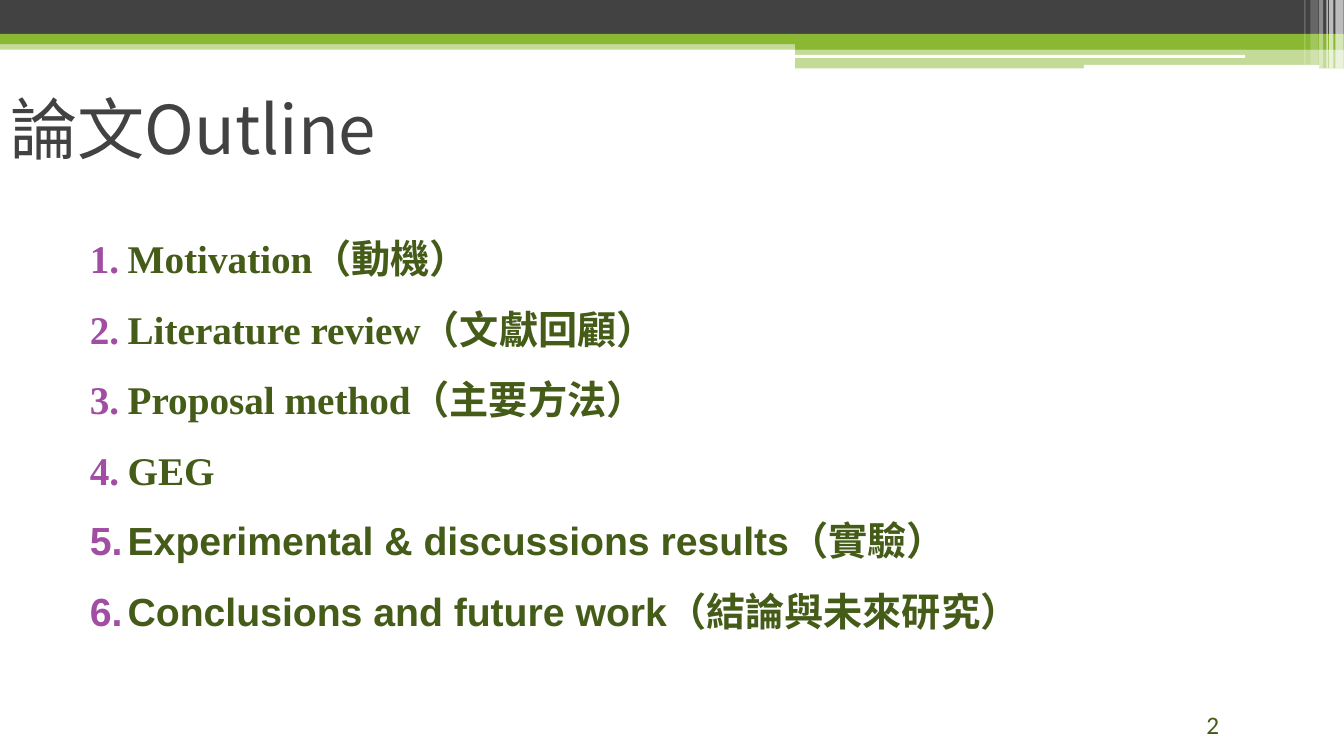
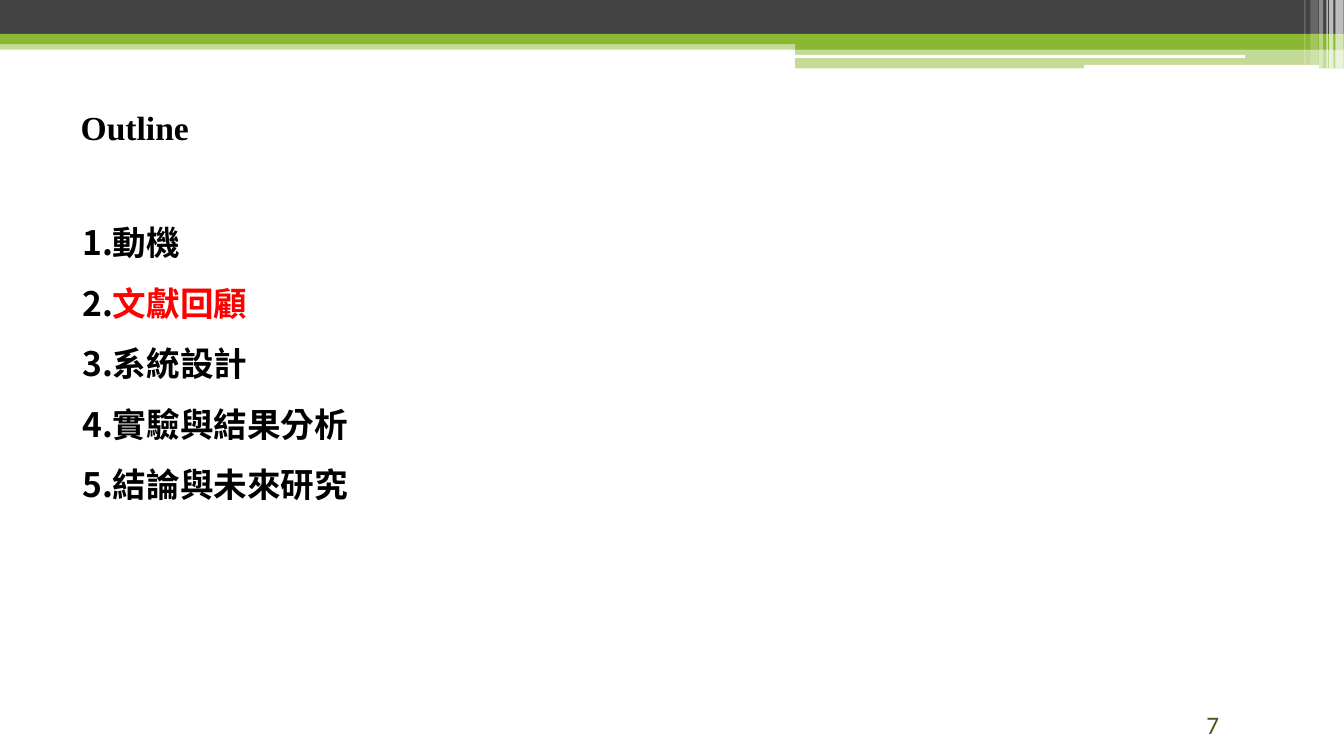
Before and after one commit to raknza/Master-Thesis, a slide deck: slide 7 of 論文口試.pptx (slide 2 before the commit). Drawn at 1344x756 pixels with LibreOffice and Linux fonts; fonts in the diff are those of the drawing; background and template pictures are left out. Boxes give left, top, right and bottom in pixels: in the first picture for what was removed or moved away, otherwise in the second. Text is boxed around its words. In the diff, an @@ line names an element or a change of style, - is before the commit and + after.

```diff
--- a/論文口試.pptx
+++ b/論文口試.pptx
@@ title at (x1=81, y1=116, x2=189, y2=141): text changed; size 48 to 24 pt; font Noto Sans CJK SC to Times New Roman; text colour #424242 to #000000; bold on @@
-論文Outline
+Outline
@@ text at (x1=82, y1=226, x2=348, y2=500): text changed; size 28 to 24 pt; font Arial to Calibri; text colour #455C19 to #000000 @@
-1. Motivation（動機）
-2. Literature review（文獻回顧）
-3. Proposal method（主要方法）
-4. GEG
-5. Experimental & discussions results（實驗）
-6. Conclusions and future work（結論與未來研究）
+1. 動機
+2. 文獻回顧
+3. 系統設計
+4. 實驗與結果分析
+5. 結論與未來研究
@@ page number at (x1=1206, y1=718, x2=1219, y2=734): text changed @@
-2
+7
```
Also in this commit, not shown: 1 other slide changed, 25 slides added, 12 slides removed, 17 other files.
